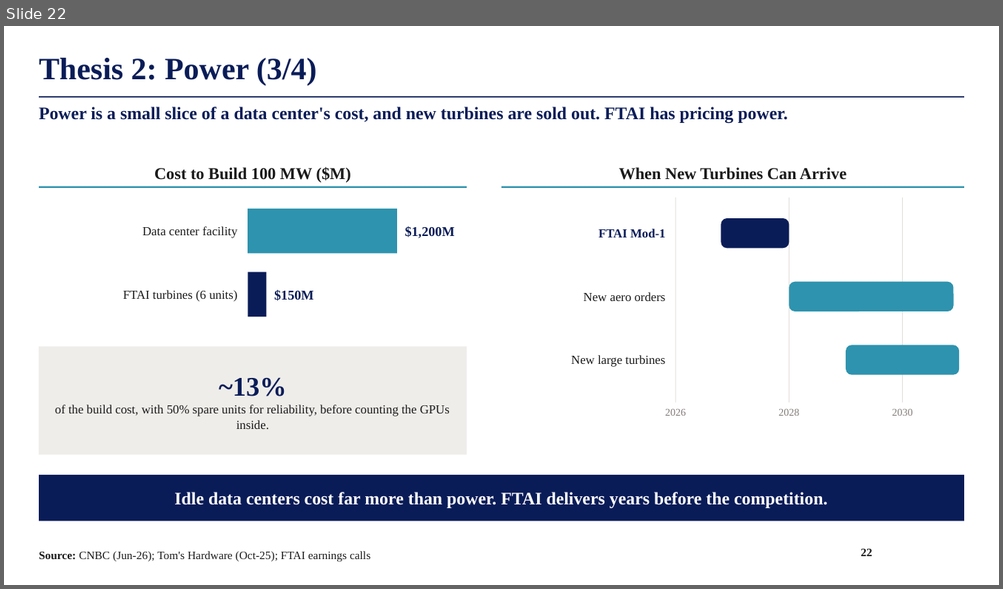
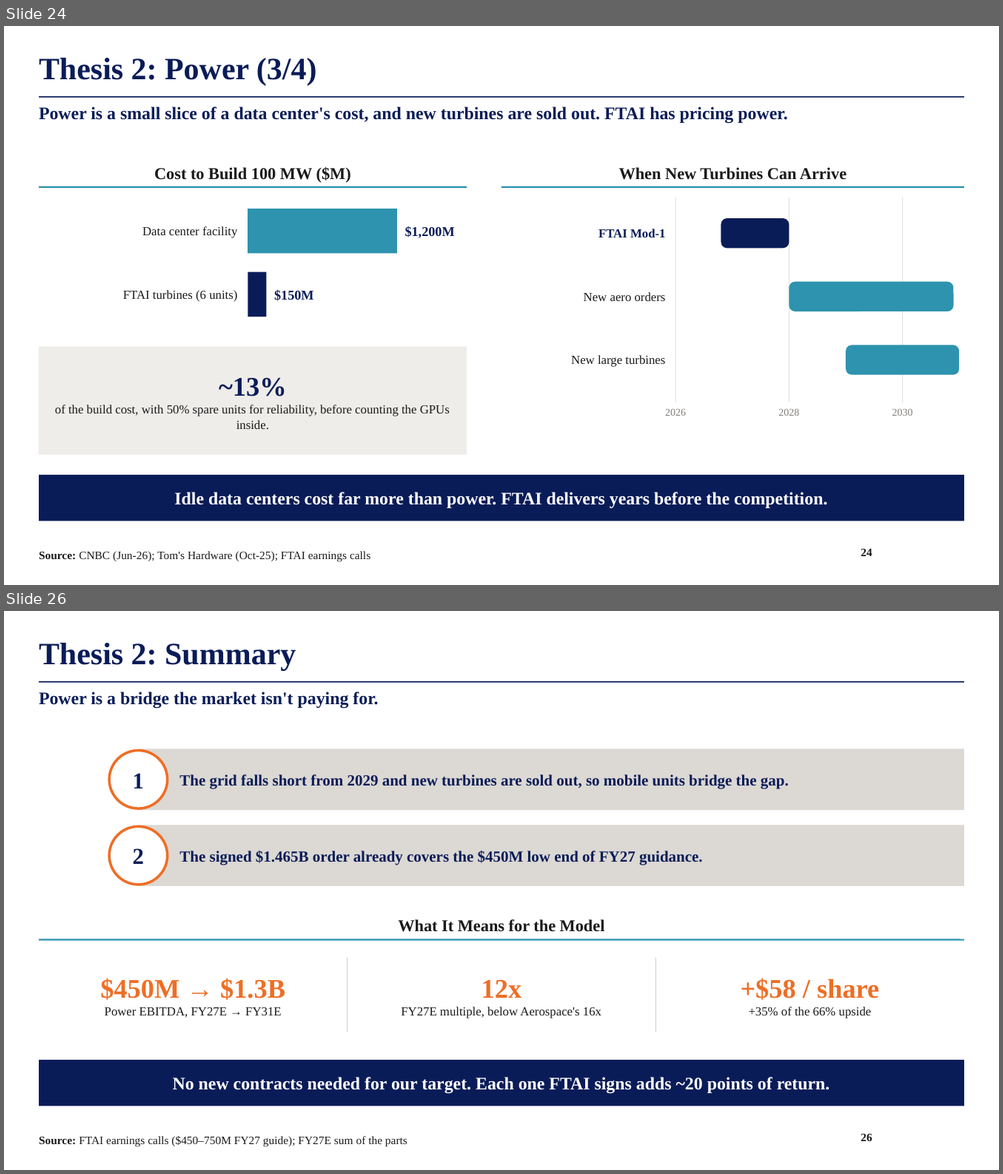
Before and after one commit to maxlsmls-dot/SPOT, a slide deck: deck/FTAI_Long_Pitch.pptx. Shown one above the other, each under a label of ours: slide 22 before the commit, slides 24 and 26 after it; the slides between them are not shown. The pictures are 1003x589 and 1003x1174 pixels, drawn with LibreOffice and Linux fonts; fonts in the diff are those of the drawing; background and template pictures are left out. Boxes give left, top, right and bottom in pixels: in the first picture for what was removed or moved away, otherwise in the second. Text is boxed around its words. In the diff, an @@ line names an element or a change of style, - is before the commit and + after.

```diff
--- a/deck/FTAI_Long_Pitch.pptx
+++ b/deck/FTAI_Long_Pitch.pptx
@@ slide 26 added at (4,611,999,1170), background #FFFFFF; not listed: 1 template element that a slide beside it also shows @@
@@ title added at (39,643,296,670), 30 pt, text #0A1C58, bold @@
+Thesis 2: Summary
@@ text added at (39,692,378,708), 17 pt, text #0A1C58, bold @@
+Power is a bridge the market isn't paying for.
@@ ellipse added at (109,751,168,809), fill #FFFFFF, outline #EE6E25 2.5 pt, 22 pt, text #0A1C58, bold @@
+1
@@ rectangle added at (138,749,965,810), fill #DCD8D3, 15 pt, text #0A1C58, bold @@
+The grid falls short from 2029 and new turbines are sold out, so mobile units bridge the gap.
@@ ellipse added at (109,826,168,885), fill #FFFFFF, outline #EE6E25 2.5 pt, 22 pt, text #0A1C58, bold @@
+2
@@ rectangle added at (138,825,965,886), fill #DCD8D3, 15 pt, text #0A1C58, bold @@
+The signed $1.465B order already covers the $450M low end of FY27 guidance.
@@ text added at (398,920,605,932), 16 pt, text #1A1A1A, bold @@
+What It Means for the Model
@@ line added from (39, 940) to (965, 940), #2E93AE 1.5 pt @@
@@ line added from (347, 958) to (347, 1033), #DCD8D3 1 pt @@
@@ line added from (655, 958) to (655, 1033), #DCD8D3 1 pt @@
@@ text added at (100,978,285,1018), 12 pt, text #1A1A1A @@
+$450M → $1.3B
+Power EBITDA, FY27E → FY31E
@@ text added at (401,980,601,1019), 12 pt, text #1A1A1A @@
+12x
+FY27E multiple, below Aerospace's 16x
@@ text added at (740,978,879,1019), 12 pt, text #1A1A1A @@
++$58 / share
++35% of the 66% upside
@@ rectangle added at (39,1060,965,1106), fill #0A1C58, 17 pt, text #FFFFFF, bold @@
+No new contracts needed for our target. Each one FTAI signs adds ~20 points of return.
@@ text added at (39,1136,407,1147), 11 pt, text #1A1A1A @@
+Source: FTAI earnings calls ($450–750M FY27 guide); FY27E sum of the parts
@@ page number added at (860,1133,871,1142), 11 pt, text #1A1A1A, bold @@
+26
@@ what was slide 22 is now slide 24 @@
@@ page number at (860,548,871,557): text changed @@
-22
+24
```
Also in this commit, not shown: 9 slides changed, 2 other slides added, 1 other file.
